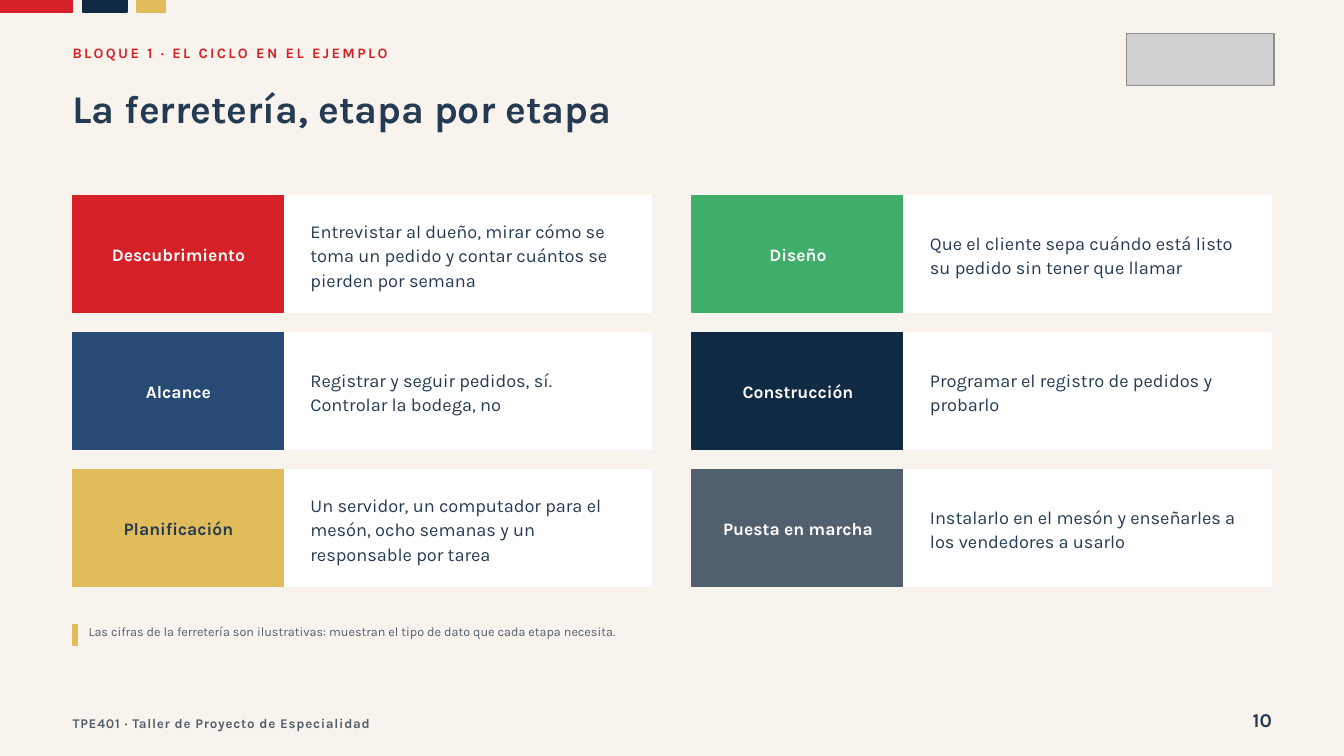
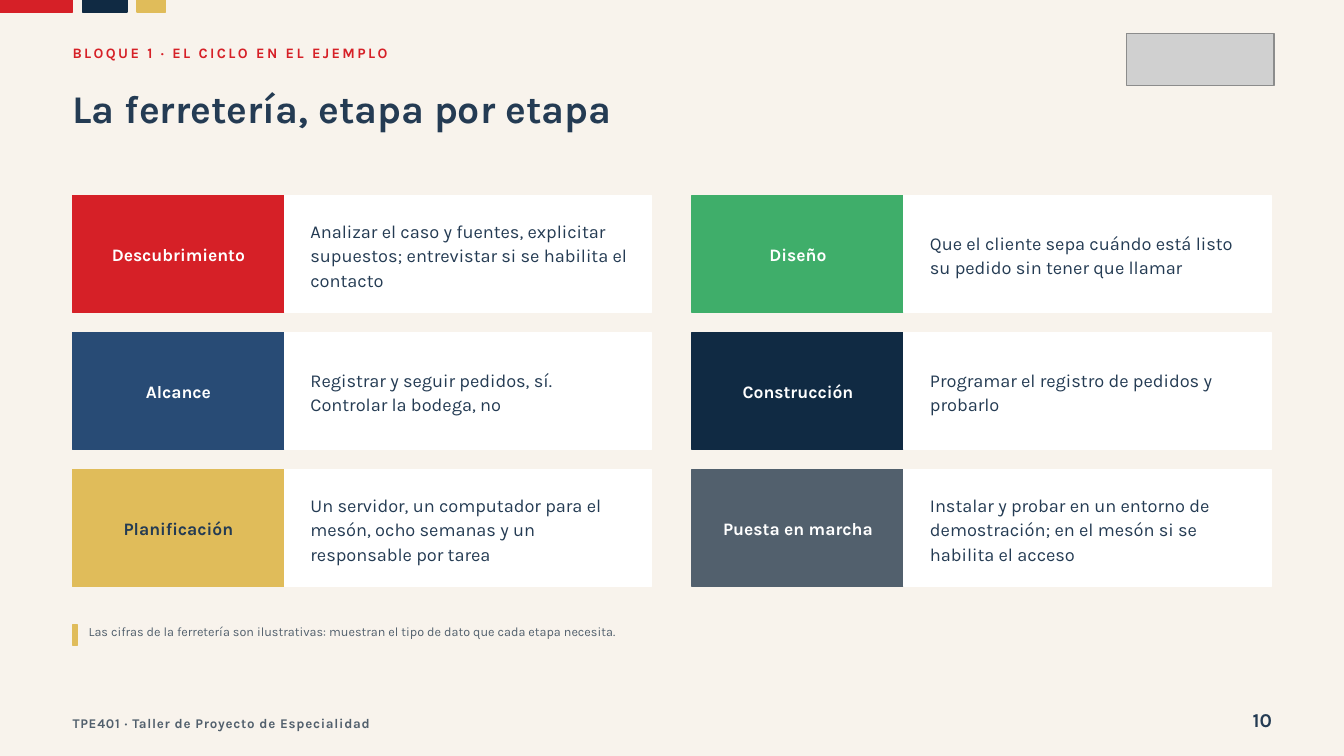
Before and after one commit to Dieg0Code/tpe401-taller-de-proyecto-de-especialidad, a slide deck: slide 10 of clases/semana-01/01/ppt/Clase-01-Un-Software-Para-Alguien-Real.pptx. Drawn at 1344x756 pixels with LibreOffice and Linux fonts; fonts in the diff are those of the drawing; grey boxes stand for pictures. Boxes give left, top, right and bottom in pixels: in the first picture for what was removed or moved away, otherwise in the second. Text is boxed around its words. In the diff, an @@ line names an element or a change of style, - is before the commit and + after.

Commit message:
Permitir avances con supuestos y agregar demo e infografía del módulo

```diff
--- a/clases/semana-01/01/ppt/Clase-01-Un-Software-Para-Alguien-Real.pptx
+++ b/clases/semana-01/01/ppt/Clase-01-Un-Software-Para-Alguien-Real.pptx
@@ text at (310, 225, 627, 287): text changed @@
-Entrevistar al dueño, mirar cómo se toma un pedido y contar cuántos se pierden por semana
+Analizar el caso y fuentes, explicitar supuestos; entrevistar si se habilita el contacto
@@ text at (930, 499, 1209, 561): text changed @@
-Instalarlo en el mesón y enseñarles a los vendedores a usarlo
+Instalar y probar en un entorno de demostración; en el mesón si se habilita el acceso
```
Also in this commit, not shown: 4 other slides changed, 1 slide added, 19 other files.
